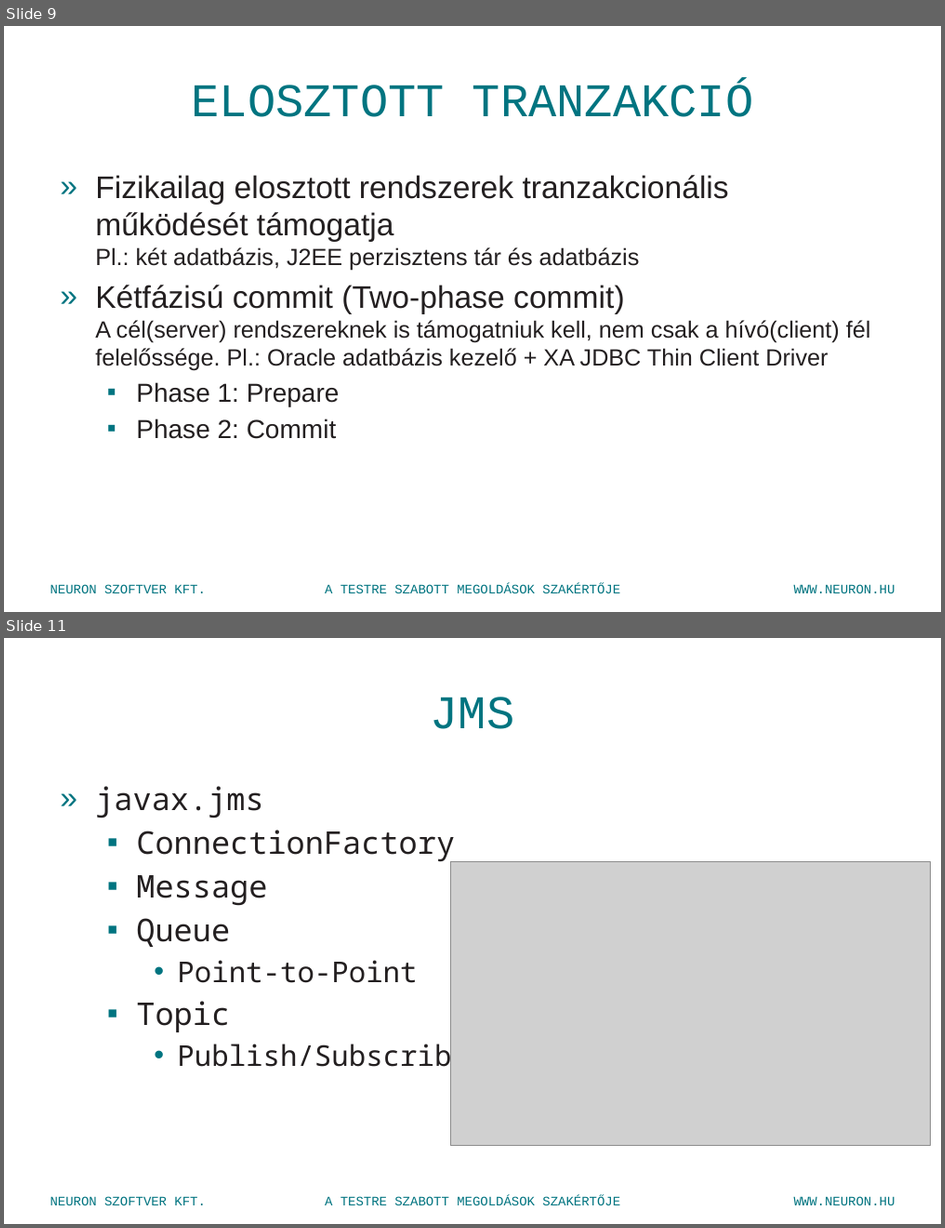
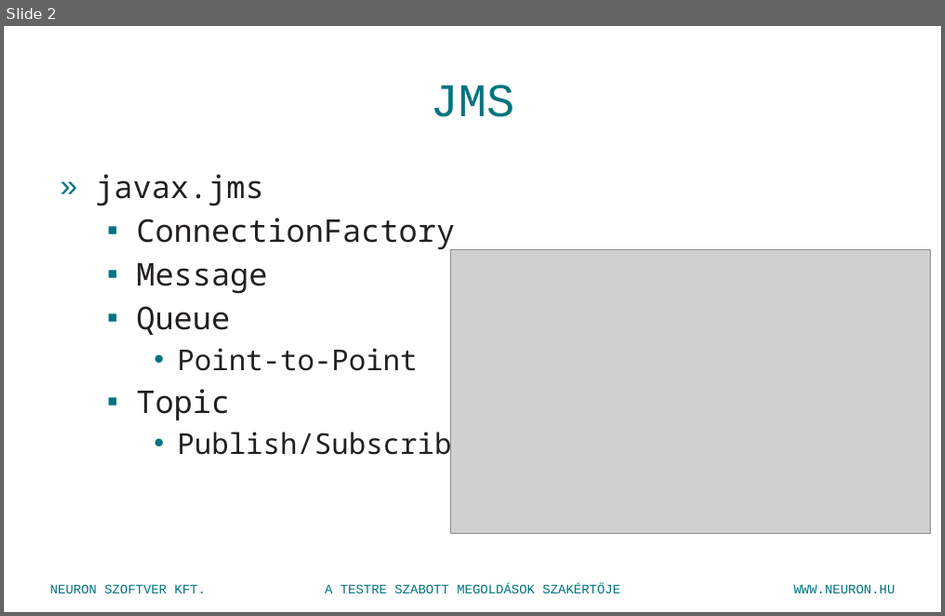
Before and after one commit to shevatevk/training, a slide deck: documentation/Java training 41- EJB - JMS.pptx. Shown one above the other, each under a label of ours: slides 9 and 11 before the commit, slide 2 after it; the slides between them are not shown. The pictures are 945x1228 and 945x616 pixels, drawn with LibreOffice and Linux fonts; fonts in the diff are those of the drawing; grey boxes stand for pictures; background and template pictures are left out. Boxes give left, top, right and bottom in pixels: in the first picture for what was removed or moved away, otherwise in the second. Text is boxed around its words. In the diff, an @@ line names an element or a change of style, - is before the commit and + after.

```diff
--- a/documentation/Java training 41- EJB - JMS.pptx
+++ b/documentation/Java training 41- EJB - JMS.pptx
@@ slide 9 removed at box(4, 26, 941, 612), background picture (left out); not listed: 3 template elements that a slide beside it also shows @@
@@ title removed at box(192, 83, 754, 117) @@
-ELOSZTOTT TRANZAKCIÓ
@@ text removed at box(95, 175, 872, 439) @@
-» Fizikailag elosztott rendszerek tranzakcionális működését támogatja
-  Pl.: két adatbázis, J2EE perzisztens tár és adatbázis
-» Kétfázisú commit (Two-phase commit)
-  A cél(server) rendszereknek is támogatniuk kell, nem csak a hívó(client) fél felelőssége. Pl.: Oracle adatbázis kezelő + XA JDBC Thin Client Driver
-  ▪ Phase 1: Prepare
-  ▪ Phase 2: Commit
@@ what was slide 11 is now slide 2 @@
```
Also in this commit, not shown: 1 slide changed, 8 other slides removed, 24 other files.
